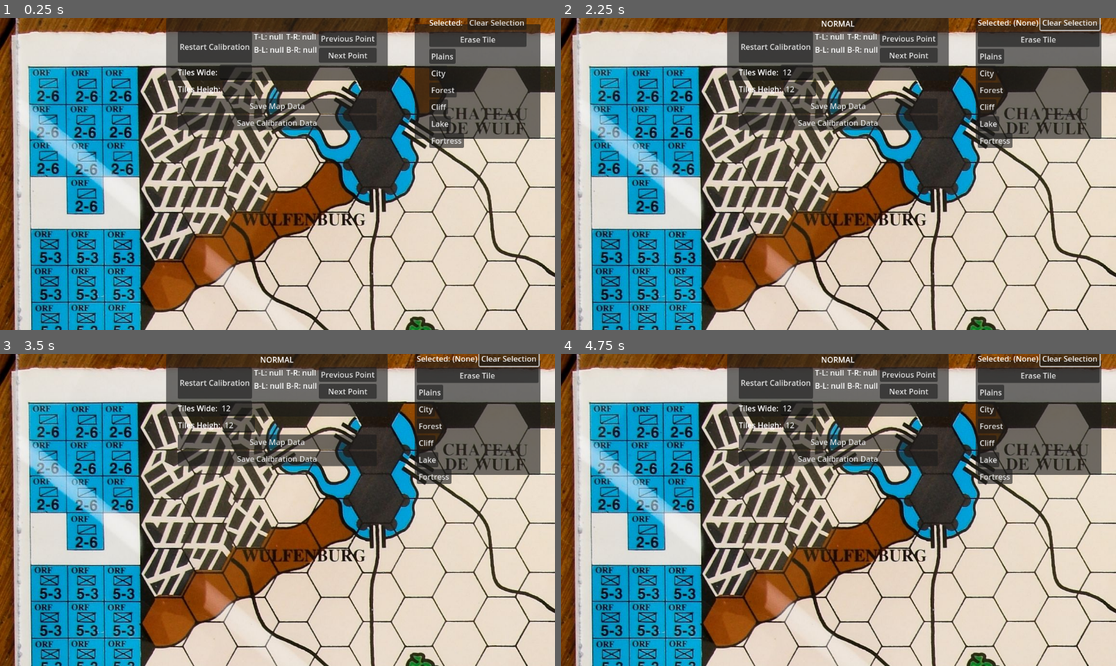
Above: before the commit, frames 1-4 (two rows, left to right).
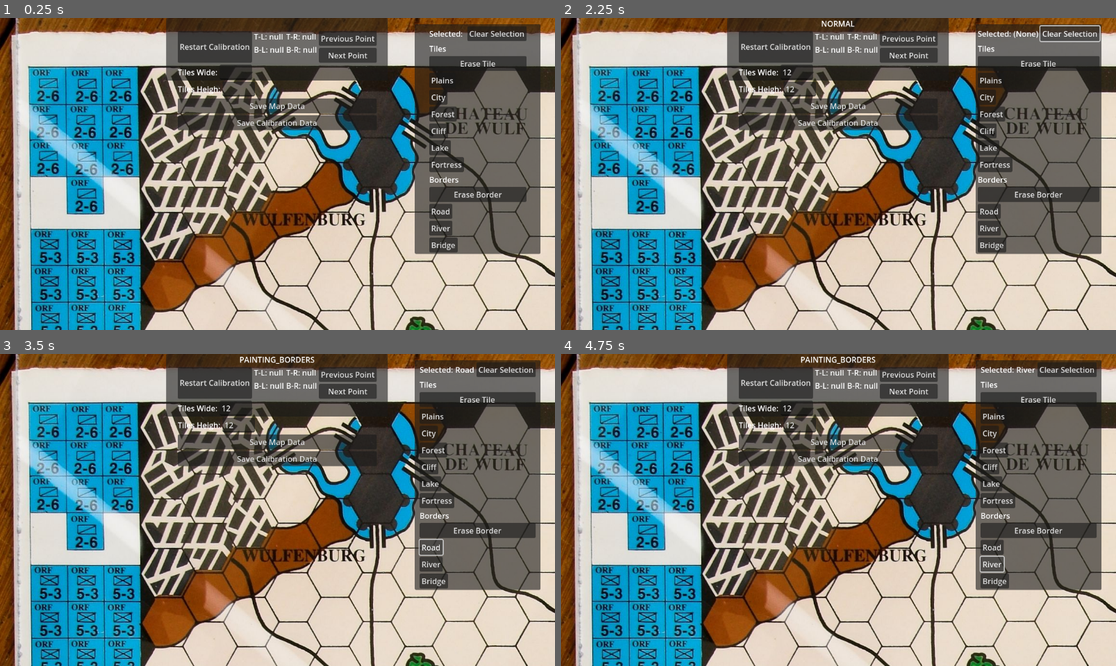
Above: after the commit, the same moments.

Repository: Jayjader/WarOfTheDukes
Game: Godot game, scene res://board_root.tscn
Same seed, same stepped clock (60 frames per second), same inputs: the game is played once before the commit and once after it.
Inputs (mouse positions are in pixels of both pictures, inside the frame that each line leads up to):
- Up to frame 1 (0.25 s): no input
- Up to frame 2 (2.25 s): click (794, 71) at 0.52 s; type "12" at 0.6 s; click (799, 89) at 0.75 s; type "12" at 0.83 s; click "Save Map Data" at 1.25 s; click "Clear Selection" at 2 s
- Up to frame 3 (3.5 s): click (427, 547) at 2.75 s, where only the run after the commit has a clickable "Road"
- Up to frame 4 (4.75 s): click (993, 547) at 3.5 s, where only the run after the commit has a clickable "Road"; click (993, 563) at 4.25 s, where only the run after the commit has a clickable "River"

The runs differ from the first frame. In frame 1, 10% of the frame differs, in the area x 74-98%, y 0-76%; in frame 2, 11%; in frame 3, 11%; in frame 4, 11%, in the area x 43-98%, y 0-76%.

Commit message:
start adding border painting to tile overlay
border positions seem correctly added but improperly drawn

Diff:
--- a/Palette.gd
+++ b/Palette.gd
@@ -1,19 +1,33 @@
 @tool
 extends Panel
 
-signal palette_selection_changed(item: String)
+signal palette_selection_cleared
+signal palette_tile_selected(tile: String)
+signal palette_border_selected(border: String)
 
 @export var items: Array[String]:
 	set(value):
 		items = value
 		notify_property_list_changed()
 
+@export var borders: Array[String]:
+	set(value):
+		borders = value
+		notify_property_list_changed()
+
 var selected = "":
 	set(value):
 		print_debug("palette selection change: %s" % value)
 		selected = value
-		palette_selection_changed.emit(value)
-		$Items/Title/Selected.set_text(value if value != "" else "(None)")
+		var to_emit
+		if selected == "erase-tile" or selected in items:
+			to_emit = palette_tile_selected
+		elif selected == "erase-border" or selected in borders:
+			to_emit = palette_border_selected
+		else:
+			to_emit = palette_selection_cleared
+		to_emit.emit(selected)
+		$Items/Title/Selected.set_text(selected if selected != "" else "(None)")
 
 func clear_selection():
 	selected = ""
@@ -24,9 +38,18 @@
 func _ready():
 	for item in items:
 		var container = HBoxContainer.new()
+		$Items/Tiles.add_child(container)
+
 		var button = Button.new()
+		container.add_child(button)
 		button.set_text(item)
 		button.connect("pressed", func(): change_selection(item))
 
+	for border in borders:
+		var container = HBoxContainer.new()
+		$Items/Borders.add_child(container)
+
+		var button = Button.new()
 		container.add_child(button)
-		$Items.add_child(container)
+		button.set_text(border)
+		button.connect("pressed", func(): change_selection(border))
--- a/TileOverlay.gd
+++ b/TileOverlay.gd
@@ -15,6 +15,7 @@
 var Util = preload("res://util.gd")
 
 var tiles = {}
+var borders = {}
 var tiles_origin = Vector2i(0,0)
 
 enum UIMode {
@@ -27,6 +28,7 @@
 	CHOOSING_ORIGIN,
 	NORMAL,
 	PAINTING_TILES,
+	PAINTING_BORDERS,
 }
 var MODES = len(UIMode.keys())
 
@@ -48,14 +50,14 @@
 		state = value
 		queue_redraw()
 
-func change_paint_selection(selection):
+func change_paint_selection(selection, is_tile=true):
 	if selection == "":
 		var new_state = {mode=UIMode.NORMAL}
 		new_state.merge(state)
 		new_state.erase("selection")
 		state = new_state
 	else:
-		var new_state = {mode=UIMode.PAINTING_TILES, selection=selection}
+		var new_state = {mode=UIMode.PAINTING_TILES if is_tile else UIMode.PAINTING_BORDERS, selection=selection}
 		new_state.merge(state)
 		state = new_state
 func start_calibration():
@@ -137,13 +139,18 @@
 
 
 func paint_tile(position: Vector2i, kind: String):
-	if kind == "erase":
+	if kind == "erase-tile":
 		tiles.erase(position)
 	else:
 		tiles[position] = kind
 	queue_redraw()
-
-func save_data(data=tiles):
+func paint_border(position: Vector2, kind: String):
+	if kind == "erase-border":
+		borders.erase(position)
+	else:
+		borders[position] = kind
+
+func save_data(data={tiles=tiles,borders=borders}):
 	var file = FileAccess.open("./map.data", FileAccess.WRITE)
 	file.store_var(data)
 
@@ -196,7 +203,10 @@
 	var data = load_data()
 	print_debug("loaded: %s"%data)
 	if data != null:
-		tiles = data
+		tiles = data.get("tiles")
+		borders = data.get("borders")
+		if borders == null:
+			borders = {}
 	var calib_data = load_calibration_data()
 	print_debug("calibration: %s"%calib_data)
 	if calib_data != null:
@@ -211,14 +221,14 @@
 		for r in range(-q/2, -q/2 + grid_height_hex_count):
 			draw_hex(origin + Util.hex_coords_to_pixel(Vector2i(q, r), hex_size), hex_size)
 
-func nearest_hex_to_pix(hovered: Vector2, origin: Vector2, hex_size: float):
+func nearest_hex_in_axial(hovered: Vector2, origin: Vector2, hex_size: float):
 	var axial = Util.pixel_coords_to_hex(hovered - origin, hex_size)
 	var cube = Vector3(axial.x, axial.y, -axial.x-axial.y)
 	var nearest_cube = Util.round_to_nearest_hex(cube)
 	return Vector2i(nearest_cube.x, nearest_cube.y)
 
 func nearest_hex_in_world(hovered, origin, hex_size):
-	var nearest_axial = nearest_hex_to_pix(hovered, origin, hex_size)
+	var nearest_axial = nearest_hex_in_axial(hovered, origin, hex_size)
 	var is_origin = nearest_axial == Vector2i(0, 0)
 	return [Util.hex_coords_to_pixel(nearest_axial, hex_size) + Vector2(origin), is_origin]
 
@@ -229,6 +239,9 @@
 	Cliff=Color.SADDLE_BROWN,
 	Lake=Color.BLUE,
 	Fortress=Color.BLACK,
+	Road=Color.BLACK,
+	River=Color.BLUE,
+	Bridge=Color.BLACK,
 }
 func fill_hex(center: Vector2i, hex_size: float, kind: String, angle_offset:float=0):
 	var points = PackedVector2Array()
@@ -254,15 +267,44 @@
 		var hovered = state.get("hover")
 		var origin = state.get("origin_in_world_coordinates")
 		var hex_size = state.get("hex_size")
-		if (hovered != null) and (origin != null) and (hex_size != null):
-			var retVal = nearest_hex_in_world(hovered, origin, hex_size)
-			var nearest = retVal[0]
-			var is_origin = retVal[1]
-			draw_hex(nearest, state.hex_size, Color.REBECCA_PURPLE if is_origin else Color.LIGHT_SALMON)
-			draw_string_outline(get_theme_default_font(), nearest, "%s"%nearest_hex_to_pix(hovered, origin, hex_size), HORIZONTAL_ALIGNMENT_CENTER, -1, 16, 2, Color.BLACK)
-			draw_string(get_theme_default_font(), nearest, "%s"%nearest_hex_to_pix(hovered, origin, hex_size), HORIZONTAL_ALIGNMENT_CENTER, -1, 16, Color.WHITE)
-		for tile in tiles:
-			fill_hex(Util.hex_coords_to_pixel(tile, hex_size) + origin, hex_size, tiles[tile])
+		if (origin != null) and (hex_size != null):
+			for tile in tiles:
+				fill_hex(Util.hex_coords_to_pixel(tile, hex_size) + origin, hex_size, tiles[tile])
+			for border in borders:
+				var kind = borders[border]
+				var normals = Util.derive_border_normals_in_cube(Util.axial_to_cube(border))
+				var hex_above_border = Util.cube_to_axial(normals[0]) / 2
+				var hex_below_border = Util.cube_to_axial(normals[1]) / 2
+				var first_corner = Util.hex_corner_trig(Util.hex_coords_to_pixel(Vector2(border) + hex_below_border, hex_size), hex_size, 4) + origin
+				var second_corner = Util.hex_corner_trig(Util.hex_coords_to_pixel(Vector2(border) + hex_below_border, hex_size), hex_size, 5) + origin
+				draw_line(first_corner, second_corner, colors[kind], 10)
+				#var start_hex_corner = Util.hex_corner_trig()
+				#if kind == "bridge":
+				#	draw_line(Util.hex_coords_to_pixel(border, hex_size) + origin, hex_size, borders[border], 16)
+			if hovered != null:
+				var nearest_in_axial = nearest_hex_in_axial(hovered, origin, hex_size)
+				var nearest_in_cube = Util.axial_to_cube(nearest_in_axial)
+				var nearest = Util.hex_coords_to_pixel(nearest_in_axial, hex_size) + origin
+				var is_origin = nearest_in_axial == Vector2i(0, 0)
+				if state.mode == UIMode.PAINTING_BORDERS:
+					var relative_to_center_in_axial = Vector2(nearest_in_axial) - Util.pixel_coords_to_hex(Vector2(hovered) - origin, hex_size)
+					var in_cube = Util.axial_to_cube(relative_to_center_in_axial)
+					var direction_to_nearest_center = Util.direction_to_center_in_cube(in_cube)
+					var border_center_in_axial = Vector2(nearest_in_axial) + Util.cube_to_axial(direction_to_nearest_center) / 2
+					draw_circle(Util.hex_coords_to_pixel(border_center_in_axial, hex_size) + origin, 20, Color.DEEP_PINK)
+					var normals = Util.derive_border_normals_in_cube(Util.axial_to_cube(border_center_in_axial))
+					draw_line(
+						Util.hex_coords_to_pixel(border_center_in_axial + Util.cube_to_axial(Vector3(normals[0])), hex_size) + origin,
+						Util.hex_coords_to_pixel(border_center_in_axial + Util.cube_to_axial(Vector3(normals[1])), hex_size) + origin,
+						Color.GREEN, 20)
+					draw_string_outline(get_theme_default_font(), nearest, "%s"%border_center_in_axial, HORIZONTAL_ALIGNMENT_CENTER, -1, 16, 2, Color.BLACK)
+					draw_string(get_theme_default_font(), nearest, "%s"%border_center_in_axial, HORIZONTAL_ALIGNMENT_CENTER, -1, 16, Color.WHITE)
+
+
+				elif state.mode == UIMode.PAINTING_TILES or state.mode == UIMode.NORMAL:
+					draw_hex(nearest, state.hex_size, Color.REBECCA_PURPLE if is_origin else Color.LIGHT_SALMON)
+					draw_string_outline(get_theme_default_font(), nearest, "%s"%nearest_in_axial, HORIZONTAL_ALIGNMENT_CENTER, -1, 16, 2, Color.BLACK)
+					draw_string(get_theme_default_font(), nearest, "%s"%nearest_in_axial, HORIZONTAL_ALIGNMENT_CENTER, -1, 16, Color.WHITE)
 
 
 func _gui_input(event):
@@ -282,14 +324,26 @@
 				choose_origin(integer_position)
 			elif state.mode == UIMode.PAINTING_TILES:
 				paint_tile(
-					nearest_hex_to_pix(state.hover, state.origin_in_world_coordinates, state.hex_size),
+					nearest_hex_in_axial(state.hover, state.origin_in_world_coordinates, state.hex_size),
 					state.selection)
+			elif state.mode == UIMode.PAINTING_BORDERS:
+				var hovered = state.get("hover")
+				var origin = state.get("origin_in_world_coordinates")
+				var hex_size = state.get("hex_size")
+
+				var nearest_in_axial = nearest_hex_in_axial(hovered, origin, hex_size)
+				var relative_to_center_in_axial = Vector2(nearest_in_axial) - Util.pixel_coords_to_hex(Vector2(hovered) - origin, hex_size)
+				var in_cube = Util.axial_to_cube(relative_to_center_in_axial)
+				var direction_to_nearest_center = Util.direction_to_center_in_cube(in_cube)
+				var border_center_in_axial = Vector2(nearest_in_axial) + Util.cube_to_axial(direction_to_nearest_center) / 2
+
+				paint_border(border_center_in_axial, state.selection)
 			else:
 				return
-				queue_redraw()
+			queue_redraw()
 		elif event.button_index == MOUSE_BUTTON_RIGHT and event.is_pressed() and state.mode == UIMode.PAINTING_TILES:
 			accept_event()
-			paint_tile(Vector2i(event.position), "erase")
+			paint_tile(Vector2i(event.position), "erase-tile")
 			queue_redraw()
 	if state.mode > UIMode.UNCALIBRATED and state.mode != UIMode.CALIBRATING_SIZE and event is InputEventMouseMotion:
 		state.hover = Vector2i(event.position)
--- a/board_root.tscn
+++ b/board_root.tscn
@@ -133,9 +133,10 @@
 offset_left = 861.0
 offset_top = 13.0
 offset_right = 1122.0
-offset_bottom = 251.0
+offset_bottom = 490.0
 script = ExtResource("5_qxi0c")
 items = Array[String](["Plains", "City", "Forest", "Cliff", "Lake", "Fortress"])
+borders = Array[String](["Road", "River", "Bridge"])
 
 [node name="Items" type="VBoxContainer" parent="UIRoot/Palette"]
 layout_mode = 1
@@ -165,9 +166,27 @@
 layout_mode = 2
 text = "Clear Selection"
 
-[node name="Erase" type="Button" parent="UIRoot/Palette/Items"]
+[node name="Tiles" type="VBoxContainer" parent="UIRoot/Palette/Items"]
+layout_mode = 2
+
+[node name="Title" type="Label" parent="UIRoot/Palette/Items/Tiles"]
+layout_mode = 2
+text = "Tiles"
+
+[node name="Erase" type="Button" parent="UIRoot/Palette/Items/Tiles"]
 layout_mode = 2
 text = "Erase Tile"
+
+[node name="Borders" type="VBoxContainer" parent="UIRoot/Palette/Items"]
+layout_mode = 2
+
+[node name="Title" type="Label" parent="UIRoot/Palette/Items/Borders"]
+layout_mode = 2
+text = "Borders"
+
+[node name="Erase" type="Button" parent="UIRoot/Palette/Items/Borders"]
+layout_mode = 2
+text = "Erase Border"
 
 [connection signal="bl_set" from="Background/TileOverlay" to="UIRoot/Calibration/EditControls/OriginControls/Direct" method="on_bl_set"]
 [connection signal="br_set" from="Background/TileOverlay" to="UIRoot/Calibration/EditControls/OriginControls/Direct" method="on_br_set"]
@@ -181,6 +200,9 @@
 [connection signal="text_changed" from="UIRoot/Calibration/EditControls/TilesHeighControls/TilesHeigh" to="Background/TileOverlay" method="choose_tiles_heigh"]
 [connection signal="pressed" from="UIRoot/Calibration/EditControls/SaveMapData" to="Background/TileOverlay" method="save_data"]
 [connection signal="pressed" from="UIRoot/Calibration/EditControls/SaveCalibrationData" to="Background/TileOverlay" method="save_calibration_data"]
-[connection signal="palette_selection_changed" from="UIRoot/Palette" to="Background/TileOverlay" method="change_paint_selection"]
+[connection signal="palette_border_selected" from="UIRoot/Palette" to="Background/TileOverlay" method="change_paint_selection" binds= [false]]
+[connection signal="palette_selection_cleared" from="UIRoot/Palette" to="Background/TileOverlay" method="change_paint_selection" binds= [""]]
+[connection signal="palette_tile_selected" from="UIRoot/Palette" to="Background/TileOverlay" method="change_paint_selection"]
 [connection signal="pressed" from="UIRoot/Palette/Items/Title/Button" to="UIRoot/Palette" method="clear_selection"]
-[connection signal="pressed" from="UIRoot/Palette/Items/Erase" to="UIRoot/Palette" method="change_selection" binds= ["erase"]]
+[connection signal="pressed" from="UIRoot/Palette/Items/Tiles/Erase" to="UIRoot/Palette" method="change_selection" binds= ["erase-tile"]]
+[connection signal="pressed" from="UIRoot/Palette/Items/Borders/Erase" to="UIRoot/Palette" method="change_selection" binds= ["erase-border"]]
--- a/util.gd
+++ b/util.gd
@@ -23,13 +23,13 @@
 	  Vector2i(-1,0), Vector2i(-1,1), Vector2i(0,1) ]
 ]
 
-static func axial_to_cube(axial: Vector2i):
-	return Vector3i(axial.x, axial.y, -(axial.x+axial.y))
+static func axial_to_cube(axial: Vector2):
+	return Vector3(axial.x, axial.y, -(axial.x+axial.y))
 
-static func cube_to_axial(cube: Vector3i):
-	return Vector2i(cube.x, cube.y)
+static func cube_to_axial(cube: Vector3):
+	return Vector2(cube.x, cube.y)
 
-static func hex_coords_to_pixel(axial: Vector2i, hex_size: float):
+static func hex_coords_to_pixel(axial: Vector2, hex_size: float):
 	return hex_size * Vector2(
 		3 * axial.x,
 		sqrt(3) * axial.x + 2 * sqrt(3) * axial.y
@@ -54,3 +54,42 @@
 	else:
 		rounded.z = -rounded.x-rounded.y
 	return Vector3i(rounded)
+
+static func direction_to_center_in_cube(nearest_in_cube: Vector3):
+	var s_q = -nearest_in_cube.z+nearest_in_cube.x
+	var r_s = -nearest_in_cube.y+nearest_in_cube.z
+	var q_r = -nearest_in_cube.x+nearest_in_cube.y
+	var max_abs = max(abs(s_q), abs(r_s), abs(q_r))
+	var direction_in_cube
+	if max_abs == abs(s_q):
+		if s_q > 0: # top-left
+			direction_in_cube = 4
+		else: # bottom-right
+			direction_in_cube = 1
+	elif max_abs == abs(r_s):
+		if r_s > 0: # bottom
+			direction_in_cube = 2
+		else: # top
+			direction_in_cube = 5
+	else:
+		if q_r > 0: # top-right
+			direction_in_cube = 0
+		else: # bottom-left
+			direction_in_cube = 3
+
+	if direction_in_cube != null:
+		return cube_directions[direction_in_cube]
+
+static func derive_border_normals_in_cube(border_position: Vector3):
+	var first
+	var second
+	if abs(border_position.x - round(border_position.x)) < 0.4:
+		first = 5
+		second = 2
+	elif abs(border_position.y - round(border_position.y)) < 0.4:
+		first = 1
+		second = 4
+	elif abs(border_position.z - round(border_position.z)) < 0.4:
+		first = 0
+		second = 3
+	return [cube_directions[first], cube_directions[second]]
